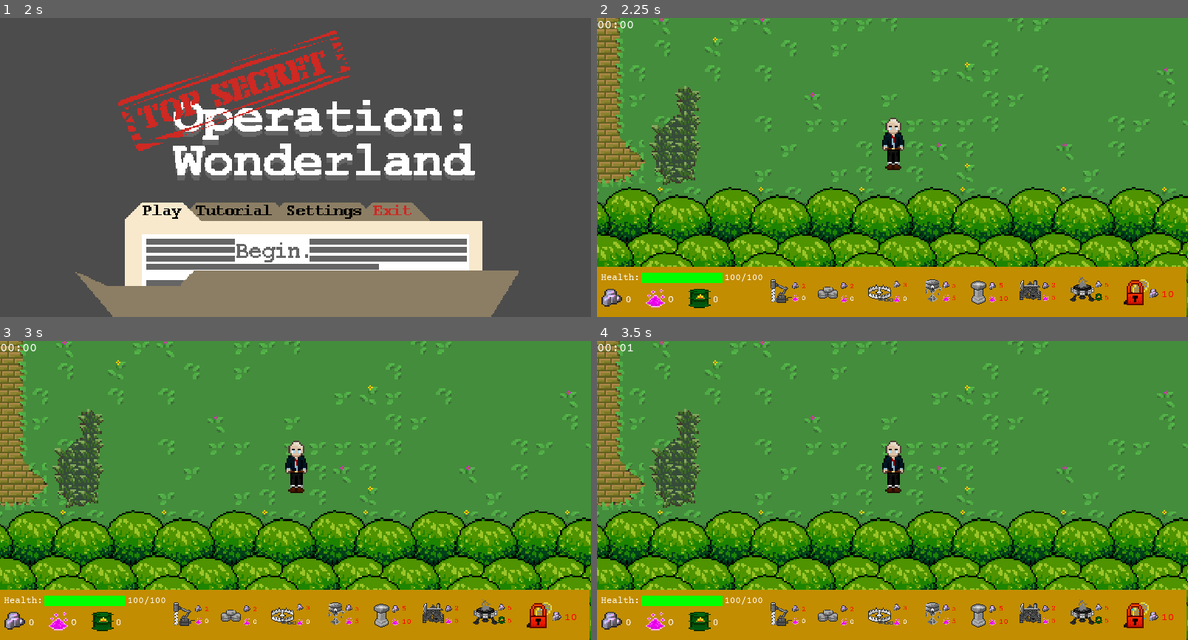
Above: before the commit, frames 1-4 (two rows, left to right).
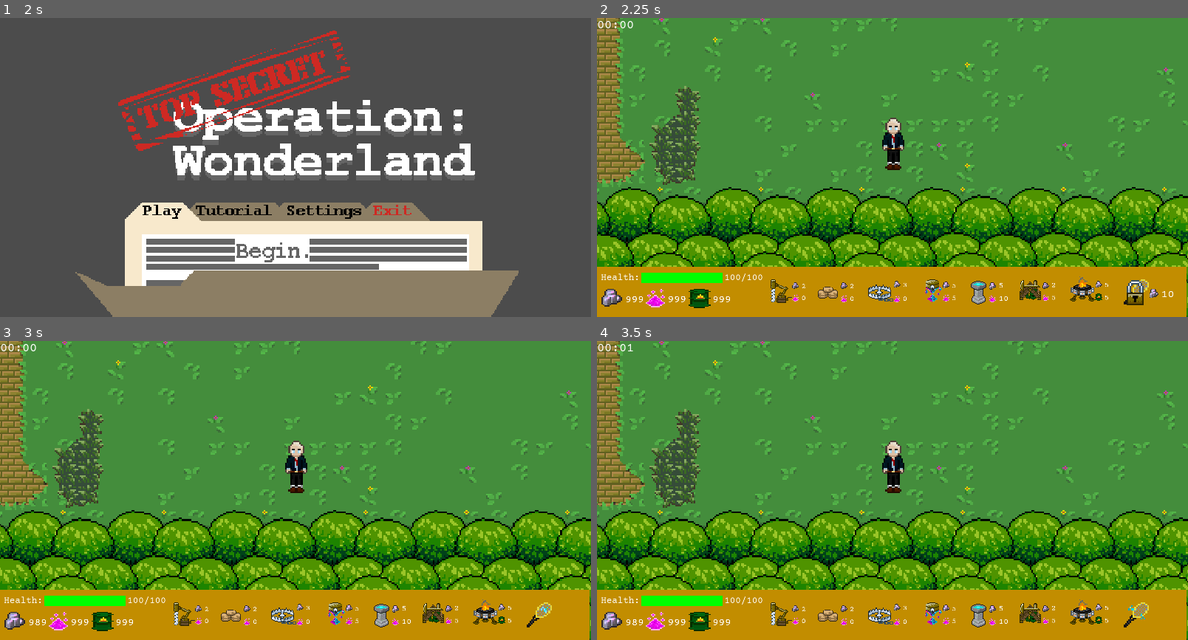
Above: after the commit, the same moments.

Repository: rakthalekk/CSC281-Project
Game: Godot game, scene res://src/MainMenu.tscn
Same seed, same stepped clock (60 frames per second), same inputs: the game is played once before the commit and once after it.
Inputs (mouse positions are in pixels of both pictures, inside the frame that each line leads up to):
- Up to frame 1 (2 s): click (159, 212) at 0.5 s; click (159, 212) at 1.25 s
- Up to frame 2 (2.25 s): click (868, 248) at 2 s
- Up to frame 3 (3 s): click (537, 616) at 2.75 s
- Up to frame 4 (3.5 s): no input

Frame 1 is identical in both runs. In frame 2, 0.8% of the frame differs, in the area x 5-98%, y 87-97%; in frame 3, 0.9%; in frame 4, 0.9%.

Commit message:
Fixed insane bullet speed

Diff:
--- a/281-Project/src/Bolt.tscn
+++ b/281-Project/src/Bolt.tscn
@@ -57,7 +57,7 @@
 
 [node name="Sprite" type="AnimatedSprite" parent="."]
 frames = SubResource( 10 )
-frame = 6
+frame = 5
 playing = true
 
 [node name="Timer" type="Timer" parent="."]
--- a/281-Project/src/Bullet.gd
+++ b/281-Project/src/Bullet.gd
@@ -1,13 +1,13 @@
 extends Area2D
 
-export(int) var speed = 15
+export(int) var speed = 2000
 
 var direction := Vector2.ZERO
 
 # Called every frame. 'delta' is the elapsed time since the previous frame.
 func _process(delta):
 	look_at(position + direction)
-	position += direction * speed
+	position += direction * speed * delta
 
 
 func _on_Timer_timeout():
--- a/281-Project/src/Player.gd
+++ b/281-Project/src/Player.gd
@@ -37,9 +37,9 @@
 var velocity := Vector2.ZERO
 
 # Current resources of the player
-export(int) var unobtainiumCount : int = 0
-export(int) var fairyDustCount : int = 0
-export(int) var dragonOilCount : int = 0
+export(int) var unobtainiumCount : int = 999
+export(int) var fairyDustCount : int = 999
+export(int) var dragonOilCount : int = 999
 var knockback = false
 var attacking = false
 var manual_mining = false
